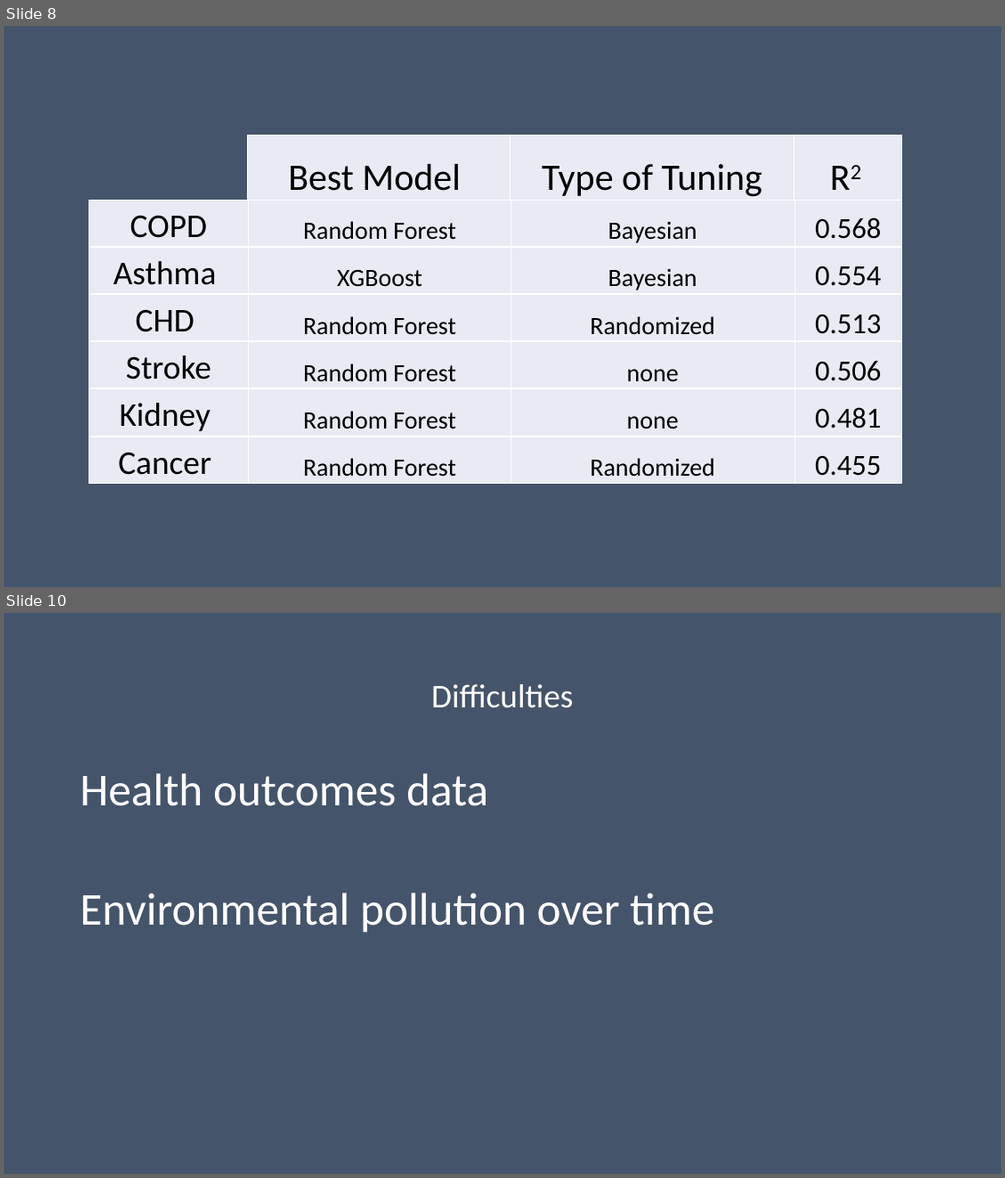
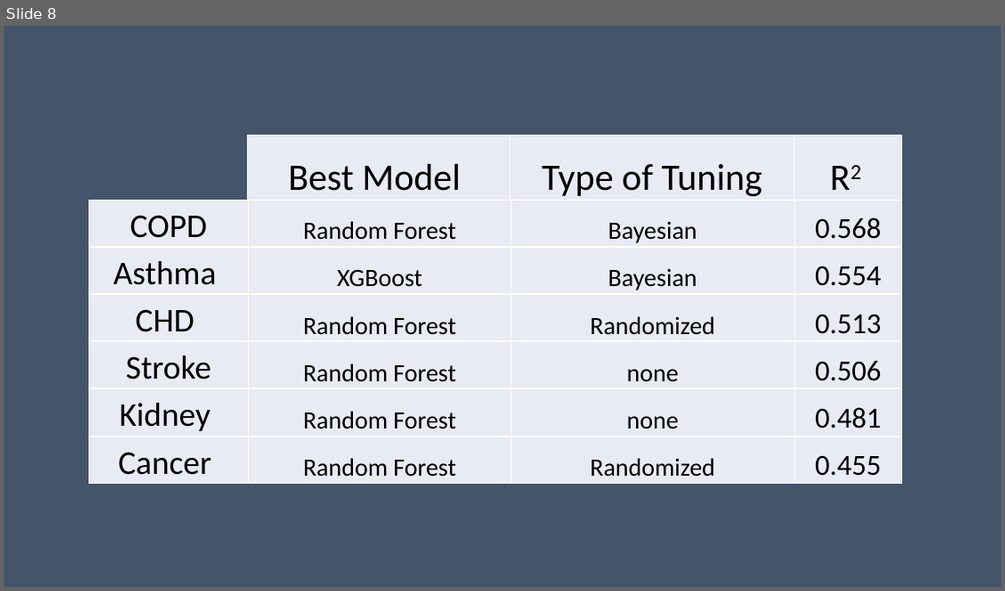
Before and after one commit to keb101/Image-Classification-Indian-Clothing, a slide deck: Capstone_Two/reports/Capstone_Two_Slides.pptx. Shown one above the other, each under a label of ours: slides 8 and 10 before the commit, slide 8 after it; the slides between them are not shown. The pictures are 1005x1178 and 1005x591 pixels, drawn with LibreOffice and Linux fonts; fonts in the diff are those of the drawing. Boxes give left, top, right and bottom in pixels: in the first picture for what was removed or moved away, otherwise in the second. Text is boxed around its words. In the diff, an @@ line names an element or a change of style, - is before the commit and + after.

```diff
--- a/Capstone_Two/reports/Capstone_Two_Slides.pptx
+++ b/Capstone_Two/reports/Capstone_Two_Slides.pptx
@@ slide 10 removed at bbox=[4, 613, 1001, 1174], background #44546A @@
@@ title removed at bbox=[431, 684, 574, 708] @@
-Difficulties
@@ text removed at bbox=[80, 773, 714, 933] @@
-Health outcomes data
-Environmental pollution over time
```
Also in this commit, not shown: 5 slides changed.
